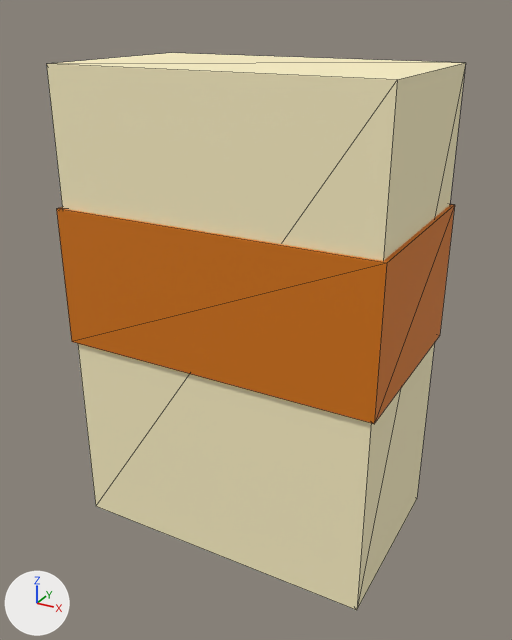
An edit to the glTF model public/models/products/groceries/flour-bag.glb, drawn before and after from the same camera.
The view is the same before and after, from a camera (50 mm lens) standing at (0.161, -0.294, 0.262) and looking at (0.001, -0.004, 0.117). Lighting does not change. The marker at lower left points along +X, +Y and +Z. The first picture is the older version. Mesh edges are drawn as thin lines. Where no turn or scale is listed for an object, it has been applied to the vertices. Vertices at exactly the same position are counted once.

Script lines for the objects in view, before the commit:
```python
me_flour_band_mesh = bpy.data.meshes.new('Flour_Band_Mesh')
me_flour_band_mesh.from_pydata(...)  # a box spanning x -0.082..0.082, y -0.049..0.049, z -0.035..0.035
me_flour_band_mesh.materials.append(mat_wheatgold)  # orange #d97706
me_flour_paper_mesh = bpy.data.meshes.new('Flour_Paper_Mesh')
me_flour_paper_mesh.from_pydata(...)  # a box spanning x -0.08..0.08, y -0.047..0.047, z -0.12..0.12
me_flour_paper_mesh.materials.append(mat_kraftpaper)  # beige #fef3c7
ob_flour_band = bpy.data.objects.new('Flour_Band', me_flour_band_mesh)
ob_flour_band.location = (0.0, 0.0, 0.14)
ob_flour_paper = bpy.data.objects.new('Flour_Paper', me_flour_paper_mesh)
ob_flour_paper.location = (0.0, 0.0, 0.12)
```
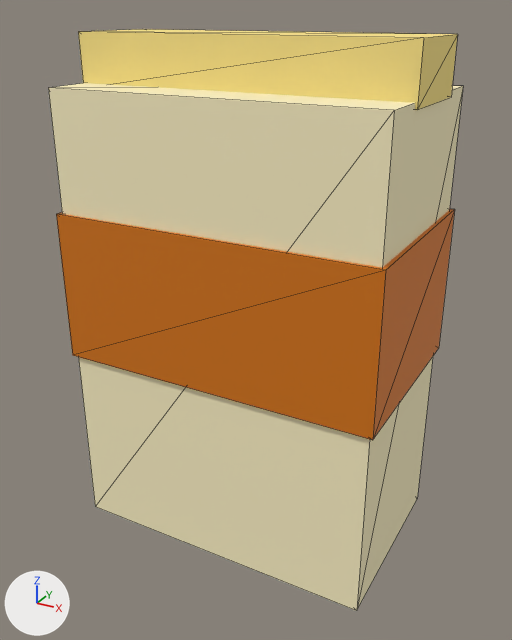
What changed in the scene script:
```text
Add mat_kraftfold:
    mat_kraftfold = principled_material('KraftFold')
    mat_kraftfold.base_color = (0.982, 0.791, 0.254)  # yellow #fde68a
    mat_kraftfold.metallic = 0.05
    mat_kraftfold.roughness = 0.88
Change me_flour_paper_mesh:
    used by ob_flour_paper; location = (0.0, 0.0, 0.12)
    remove me_flour_paper_mesh.from_pydata(...)  # 8 vertices, 12 faces; spans x -0.08..0.08, y -0.047..0.047, z -0.12..0.12
    add me_flour_paper_mesh.from_pydata(...)  # 8 vertices, 12 faces; spans x -0.08..0.08, y -0.048..0.048, z -0.115..0.115
    me_flour_paper_mesh part 1: the whole mesh is scaled about its middle by (1, 1.01, 0.958)
Change me_flour_band_mesh:
    used by ob_flour_band; location = (0.0, 0.0, 0.14)
    remove me_flour_band_mesh.from_pydata(...)  # 8 vertices, 12 faces; spans x -0.082..0.082, y -0.049..0.049, z -0.035..0.035
    add me_flour_band_mesh.from_pydata(...)  # 8 vertices, 12 faces; spans x -0.082..0.082, y -0.05..0.05, z -0.038..0.038
    me_flour_band_mesh part 2: the whole mesh is scaled about its middle by (1, 1.01, 1.07)
Add me_flour_fold_top_mesh:
    me_flour_fold_top_mesh.from_pydata(...)  # a box spanning x -0.081..0.081, y -0.024..0.024, z -0.012..0.012
    me_flour_fold_top_mesh.materials.append(mat_kraftfold)  # yellow #fde68a
Change ob_flour_paper:
    ob_flour_paper.location: (0.0, 0.0, 0.12) -> (0.0, 0.0, 0.115)
Change ob_flour_band:
    ob_flour_band.location: (0.0, 0.0, 0.14) -> (0.0, 0.0, 0.135)
Add ob_flour_fold_top:
    ob_flour_fold_top = bpy.data.objects.new('Flour_Fold_Top', me_flour_fold_top_mesh)
    ob_flour_fold_top.location = (0.0, 0.0, 0.24)
```

Location of each change, (x1, y1, x2, y2) in pixels of the pictures (512 x 640 px):
'Flour_Paper', rescaled
    before: (46, 53, 466, 610)
    after: (48, 83, 463, 611)
'Flour_Band', moved, rescaled
    before: (56, 204, 455, 424)
    after: (56, 209, 455, 440)
'Flour_Fold_Top', added (yellow)
    after: (78, 29, 458, 110)
